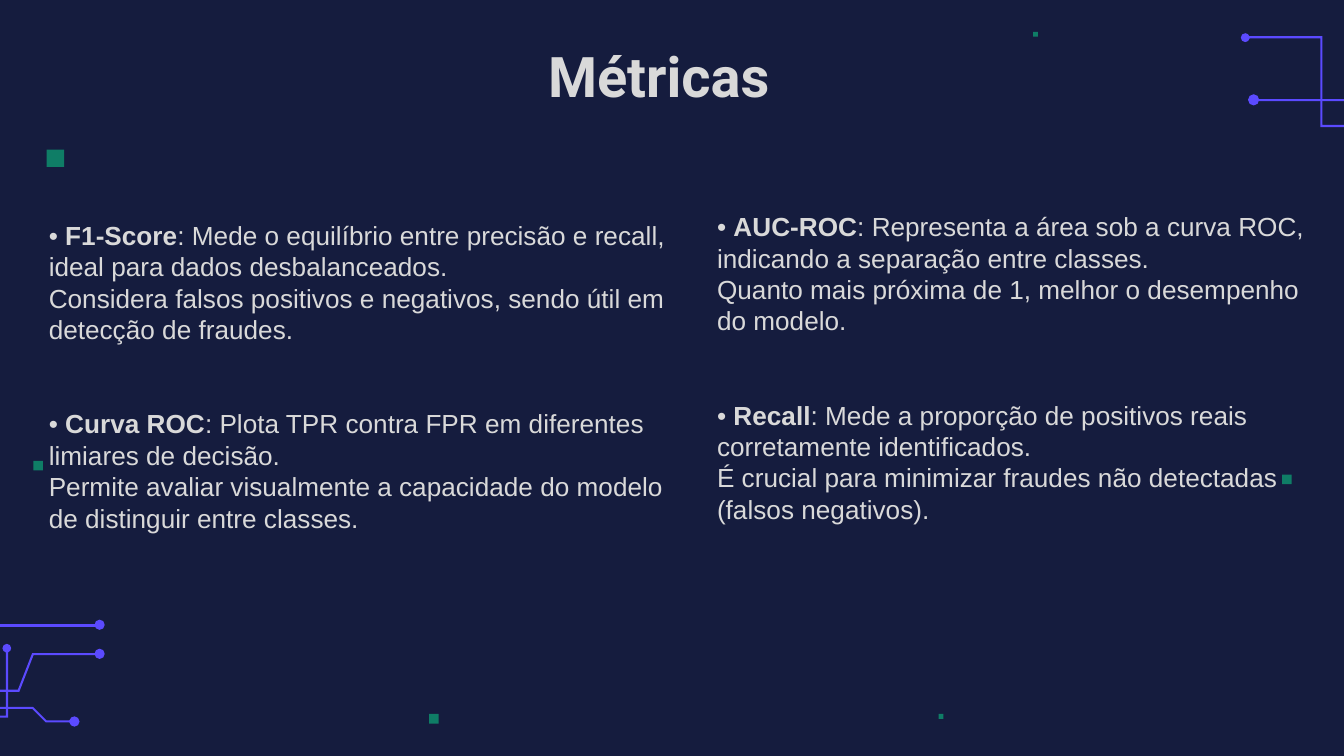
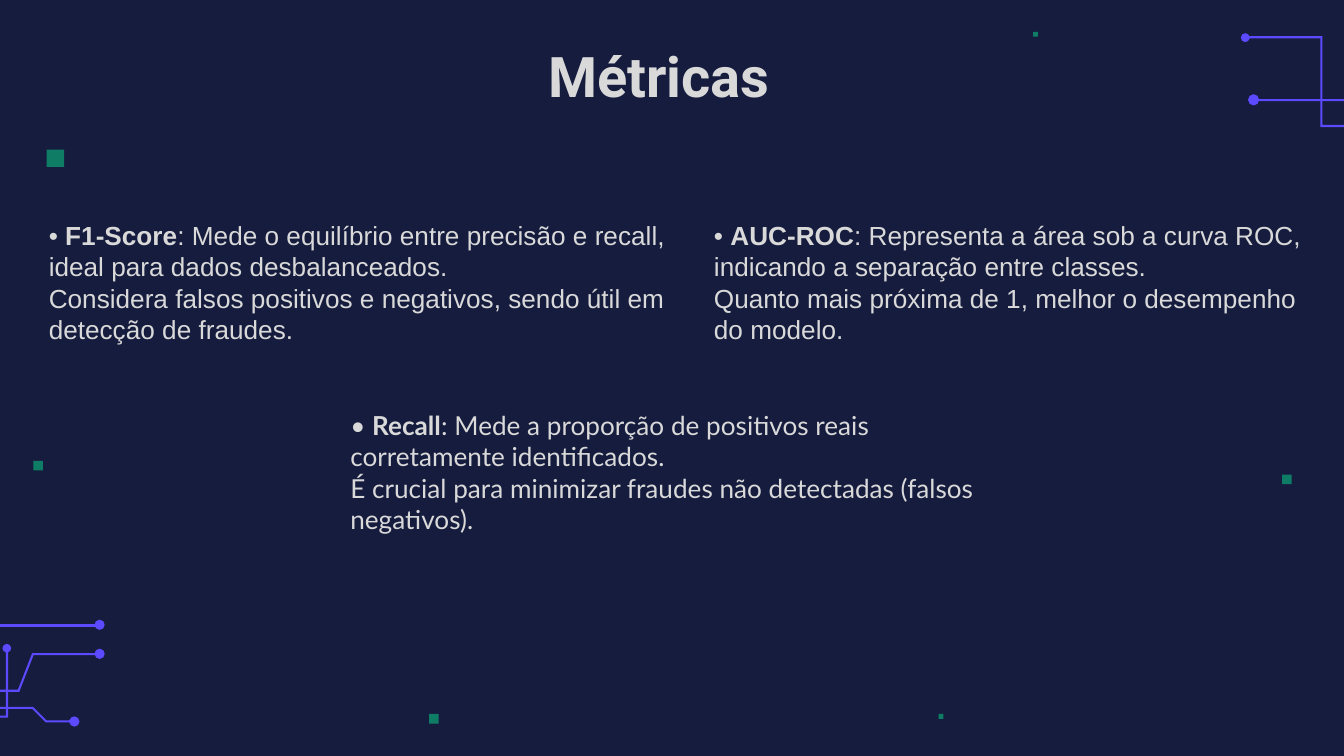
Before and after one commit to VMartins2106/Projeto_A3_IA_USJT, a slide deck: slide 24 of A3_AI.pptx. Drawn at 1344x756 pixels with LibreOffice and Linux fonts; fonts in the diff are those of the drawing; background and template pictures are left out. Boxes give left, top, right and bottom in pixels: in the first picture for what was removed or moved away, otherwise in the second. Text is boxed around its words. In the diff, an @@ line names an element or a change of style, - is before the commit and + after.

```diff
--- a/A3_AI.pptx
+++ b/A3_AI.pptx
@@ text "• AUC-ROC: Representa a área ...": place and size @@
-text "• AUC-ROC: Representa a área ..." at bbox=[717, 216, 1303, 525]
+text "• AUC-ROC: Representa a área ..." at bbox=[714, 225, 1300, 340]
@@ text at bbox=[49, 414, 663, 533]: paragraph removed @@
-• Curva ROC: Plota TPR contra FPR em diferentes limiares de decisão.
-Permite avaliar visualmente a capacidade do modelo de distinguir entre classes.
@@ text added at bbox=[350, 415, 973, 534], 14 pt, text #D9D9D9 @@
+• Recall: Mede a proporção de positivos reais corretamente identificados.
+É crucial para minimizar fraudes não detectadas (falsos negativos).
@@ text at bbox=[717, 406, 1277, 525]: paragraph removed @@
-• Recall: Mede a proporção de positivos reais corretamente identificados.
-É crucial para minimizar fraudes não detectadas (falsos negativos).
```
Also in this commit, not shown: 1 other slide changed.
